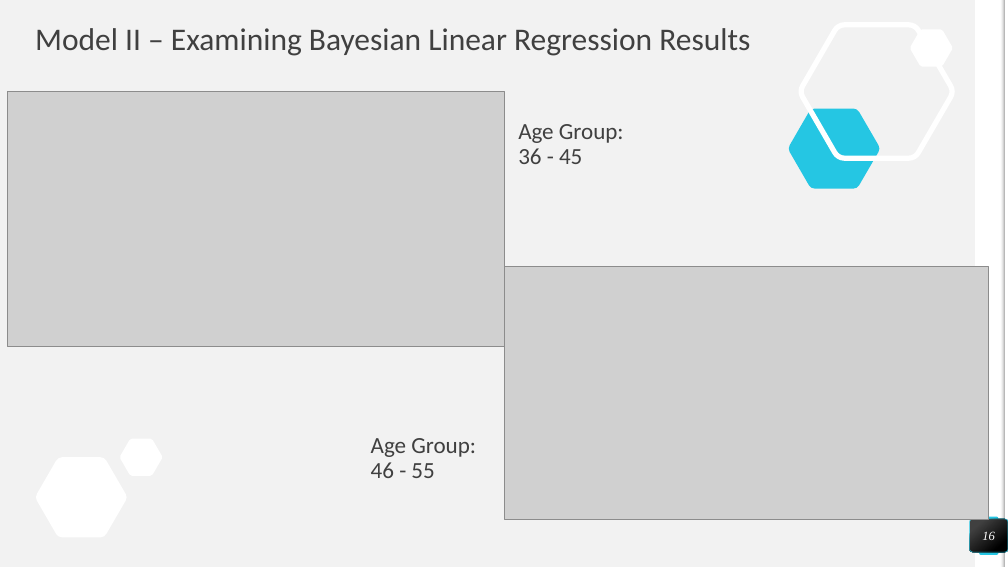
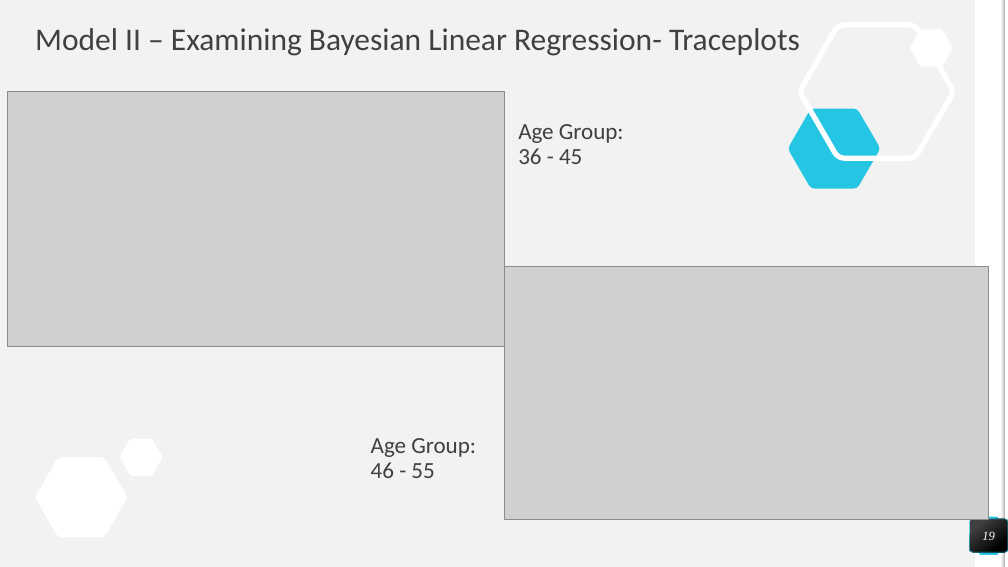
Before and after one commit to nealpatel02/DataScience_Project_3251, a slide deck: slide 19 of Customer Segmentation - Statistics Term Project Presentation - Team 5 - V2.pptx (slide 16 before the commit). Drawn at 1008x567 pixels with LibreOffice and Linux fonts; fonts in the diff are those of the drawing; grey boxes stand for pictures. Boxes give left, top, right and bottom in pixels: in the first picture for what was removed or moved away, otherwise in the second. Text is boxed around its words. In the diff, an @@ line names an element or a change of style, - is before the commit and + after.

```diff
--- a/Customer Segmentation - Statistics Term Project Presentation - Team 5 - V2.pptx
+++ b/Customer Segmentation - Statistics Term Project Presentation - Team 5 - V2.pptx
@@ title at (35, 28, 800, 56): text changed @@
-Model II – Examining Bayesian Linear Regression Results
+Model II – Examining Bayesian Linear Regression- Traceplots
@@ page number at (982, 531, 995, 540): text changed @@
-16
+19
```
Also in this commit, not shown: 19 other slides changed, 3 slides added, 1 slide removed.
